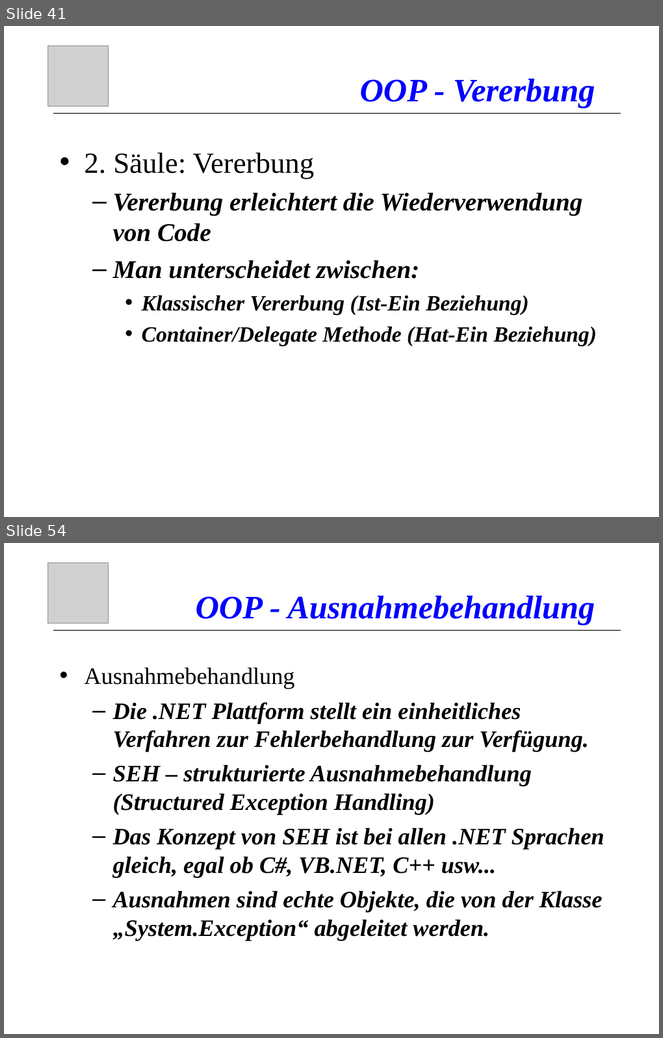
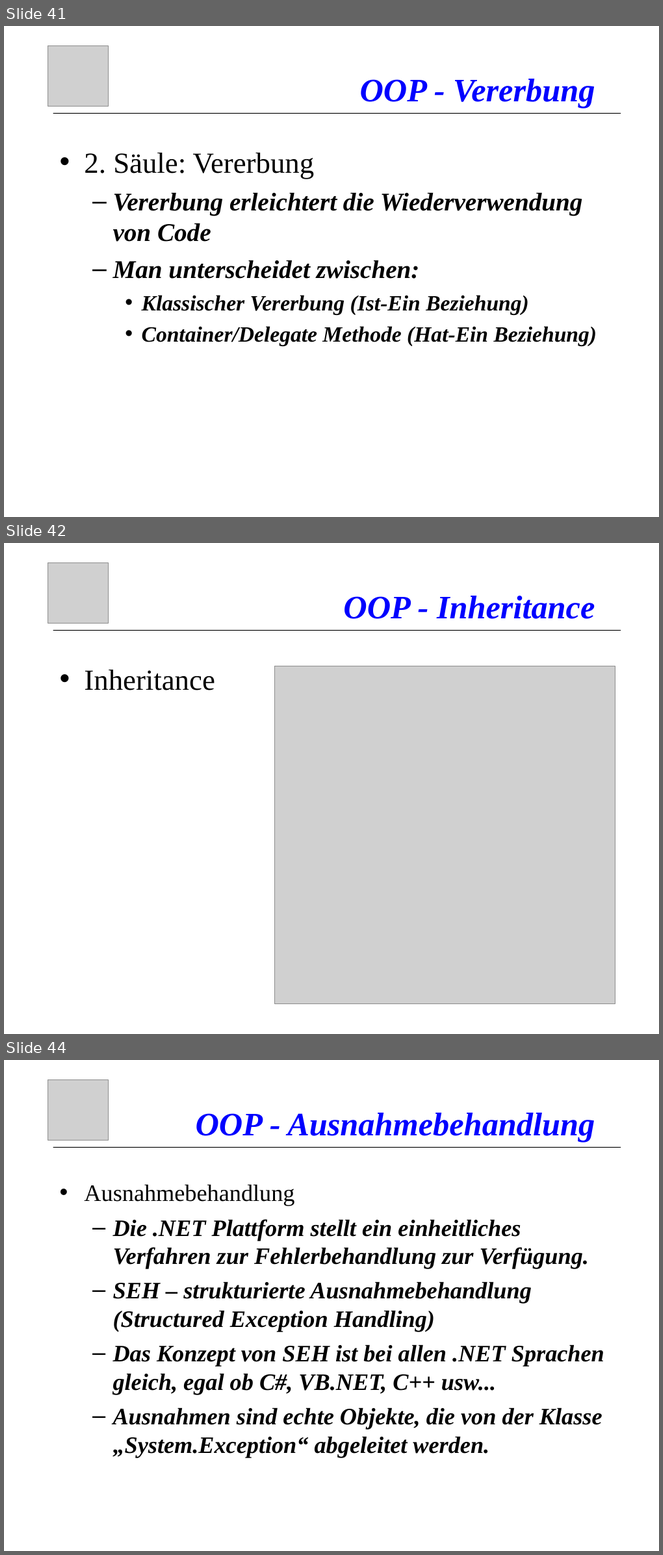
Before and after one commit to atillakati/fit_omicron_atilla, a slide deck: doc/C#_Kurs_en.ppt. Shown one above the other, each under a label of ours: slides 41 and 54 before the commit, slides 41, 42 and 44 after it; the slides between them are not shown. The pictures are 663x1038 and 663x1555 pixels, drawn with LibreOffice and Linux fonts; fonts in the diff are those of the drawing; grey boxes stand for pictures. Boxes give left, top, right and bottom in pixels: in the first picture for what was removed or moved away, otherwise in the second. Text is boxed around its words. In the diff, an @@ line names an element or a change of style, - is before the commit and + after.

```diff
--- a/doc/C#_Kurs_en.ppt
+++ b/doc/C#_Kurs_en.ppt
@@ slide 42 added at bbox=[4, 543, 659, 1034], background #FFFFFF @@
@@ picture added at bbox=[48, 563, 108, 623] @@
@@ title added at bbox=[343, 596, 595, 619], 36 pt, text #0000FF, bold, italic @@
+OOP - Inheritance
@@ line added from (53, 630) to (622, 630), #000000 0.74 pt @@
@@ text added at bbox=[84, 670, 215, 691], 32 pt, text #000000 @@
+• Inheritance
@@ picture added at bbox=[274, 667, 615, 1005] @@
@@ what was slide 54 is now slide 44 @@
```
Also in this commit, not shown: 2 slides changed, 11 slides removed, 3 other files.
